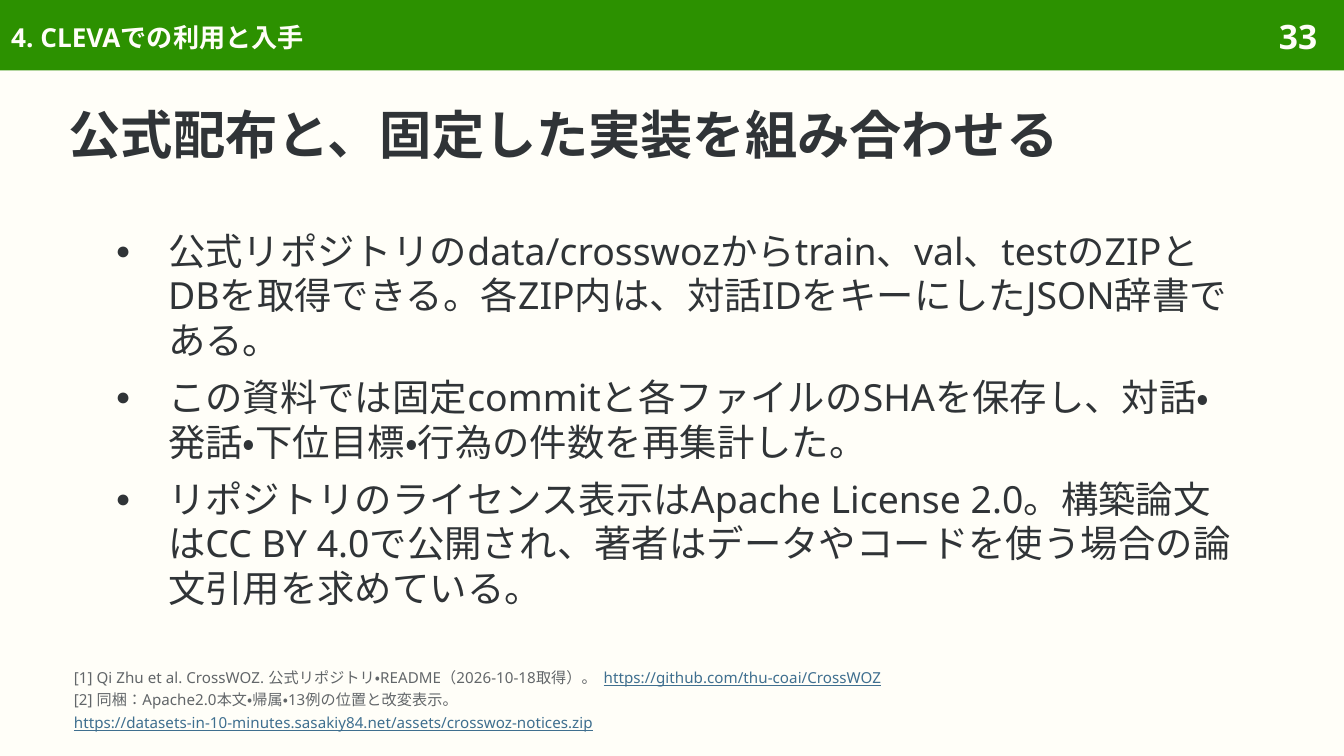
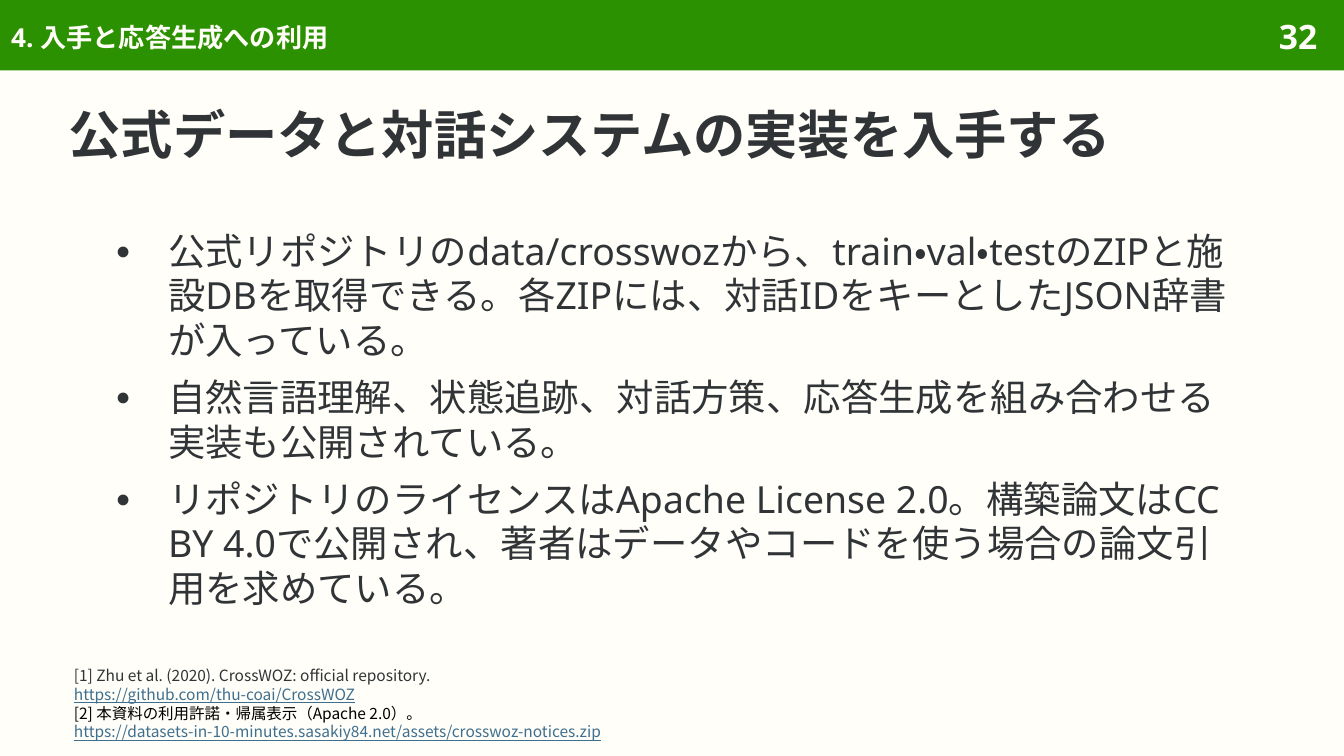
Before and after one commit to sasakiy84/datasets-in-10-minutes, a slide deck: slide 32 of slides/datasets-in-10-minutes-crosswoz.pptx (slide 33 before the commit). Drawn at 1344x756 pixels with LibreOffice and Linux fonts; fonts in the diff are those of the drawing. Boxes give left, top, right and bottom in pixels: in the first picture for what was removed or moved away, otherwise in the second. Text is boxed around its words. In the diff, an @@ line names an element or a change of style, - is before the commit and + after.

Commit message:
Revise CrossWOZ explanations around dialogue data and practical use

```diff
--- a/slides/datasets-in-10-minutes-crosswoz.pptx
+++ b/slides/datasets-in-10-minutes-crosswoz.pptx
@@ title at bbox=[11, 24, 328, 50]: text changed @@
-4. CLEVAでの利用と入手
+4. 入手と応答生成への利用
@@ page number at bbox=[1279, 24, 1317, 50]: text changed @@
-33
+32
@@ title at bbox=[69, 108, 1111, 159]: text changed @@
-公式配布と、固定した実装を組み合わせる
+公式データと対話システムの実装を入手する
@@ text at bbox=[168, 233, 1227, 605]: text changed @@
-● 公式リポジトリのdata/crosswozからtrain、val、testのZIPとDBを取得できる。各ZIP内は、対話IDをキーにしたJSON辞書である。
-● この資料では固定commitと各ファイルのSHAを保存し、対話・発話・下位目標・行為の件数を再集計した。
-● リポジトリのライセンス表示はApache License 2.0。構築論文はCC BY 4.0で公開され、著者はデータやコードを使う場合の論文引用を求めている。
+● 公式リポジトリのdata/crosswozから、train・val・testのZIPと施設DBを取得できる。各ZIPには、対話IDをキーとしたJSON辞書が入っている。
+● 自然言語理解、状態追跡、対話方策、応答生成を組み合わせる実装も公開されている。
+● リポジトリのライセンスはApache License 2.0。構築論文はCC BY 4.0で公開され、著者はデータやコードを使う場合の論文引用を求めている。
@@ text at bbox=[74, 668, 430, 723]: text changed; size 8.1 to 8.3 pt; font Noto Sans to Noto Sans CJK JP; text colour #626669 to #303437 @@
-[1] Qi Zhu et al. CrossWOZ. 公式リポジトリ・README（2026-10-18取得）。 https://github.com/thu-coai/CrossWOZ
-[2] 同梱：Apache2.0本文・帰属・13例の位置と改変表示。
+[1] Zhu et al. (2020). CrossWOZ: official repository.
+https://github.com/thu-coai/CrossWOZ
+[2] 本資料の利用許諾・帰属表示（Apache 2.0）。
@@ text at bbox=[74, 722, 601, 741]: size 8.1 to 8.3 pt, font Noto Sans to Noto Sans CJK JP in "https://datasets-in-10-minutes.sasakiy84.net/assets/crosswoz ..."; line spacing 12pt to 1 @@
```
Also in this commit, not shown: 54 other slides changed, 3 slides removed, 35 other files.
